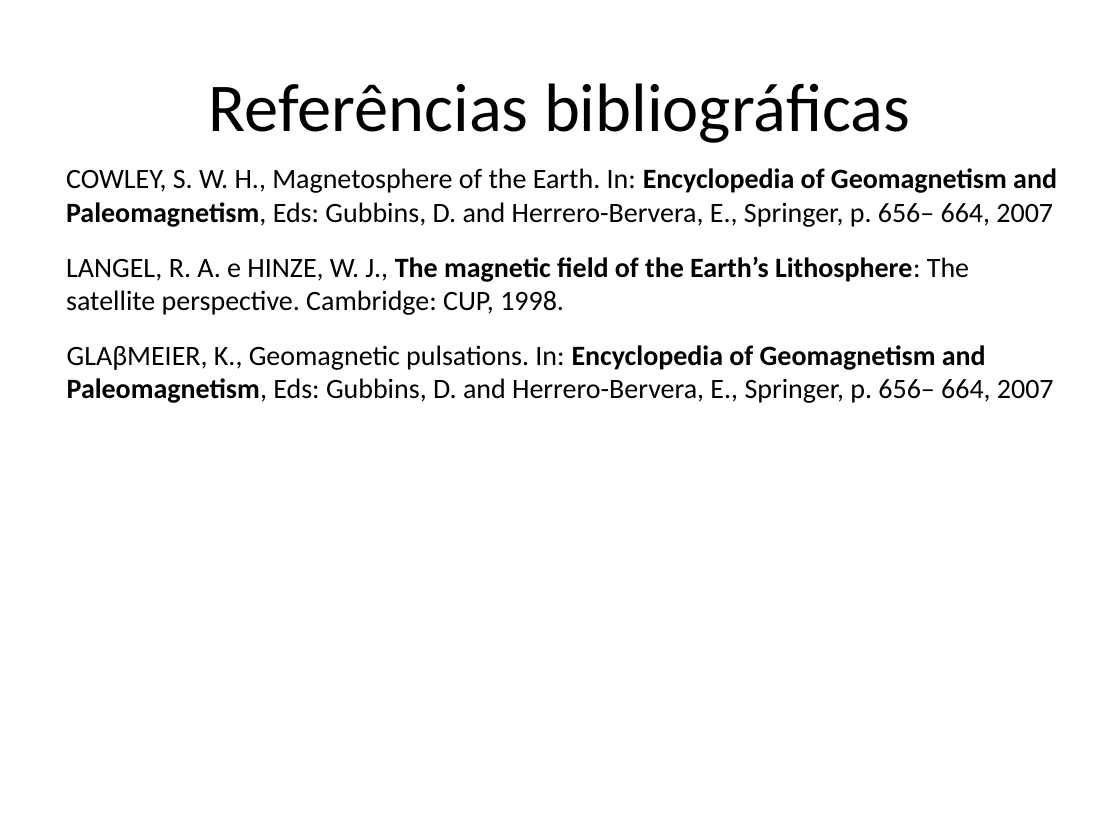
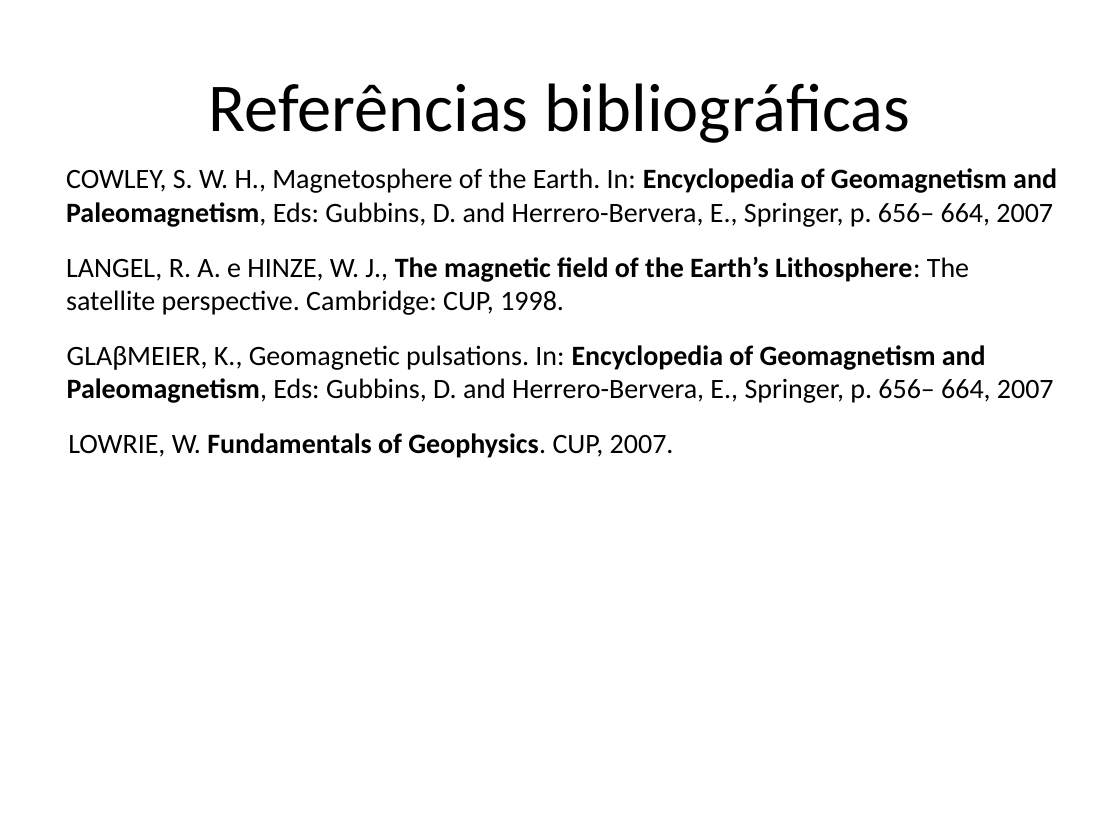
Before and after one commit to birocoles/Disciplina-metodos-potenciais, a slide deck: slide 113 of Aulas/Campo_geomagnetico/aula_campo_geomagnetico.pptx (slide 112 before the commit). Drawn at 1120x840 pixels with LibreOffice and Linux fonts; fonts in the diff are those of the drawing. Boxes give left, top, right and bottom in pixels: in the first picture for what was removed or moved away, otherwise in the second. Text is boxed around its words. In the diff, an @@ line names an element or a change of style, - is before the commit and + after.

Commit message:
figura do lowrie sobre variacao diurna

```diff
--- a/Aulas/Campo_geomagnetico/aula_campo_geomagnetico.pptx
+++ b/Aulas/Campo_geomagnetico/aula_campo_geomagnetico.pptx
@@ text added at [68, 433, 674, 458], 18 pt, text #000000, bold @@
+LOWRIE, W. Fundamentals of Geophysics. CUP, 2007.
```
Also in this commit, not shown: 1 slide added, 2 slides removed, 1 other file.
